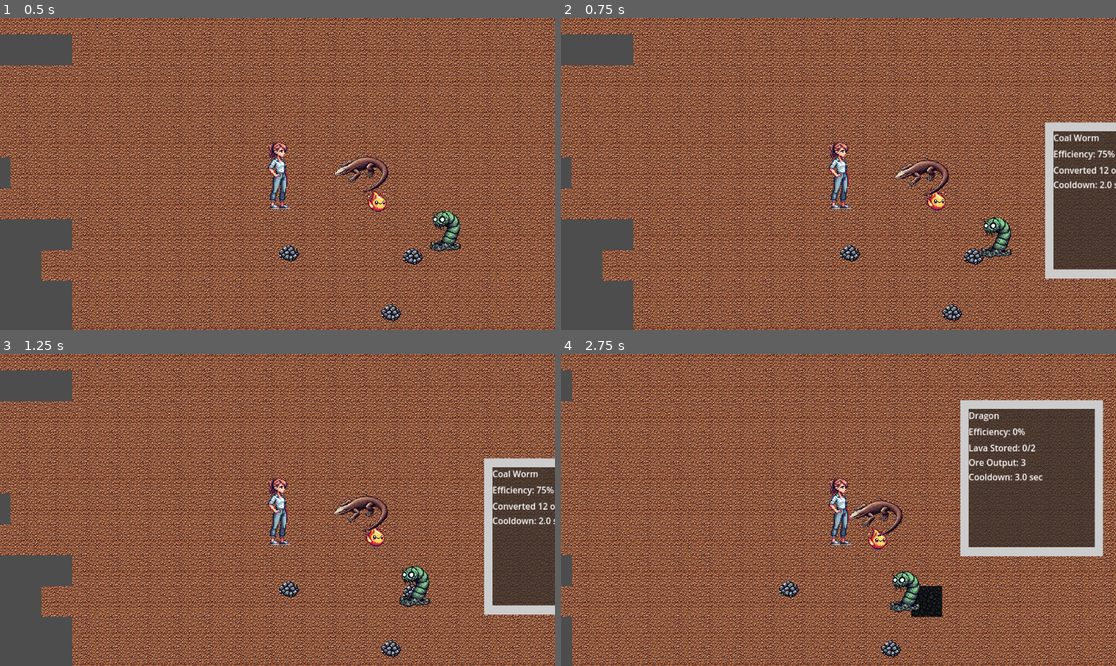
Above: before the commit, frames 1-4 (two rows, left to right).
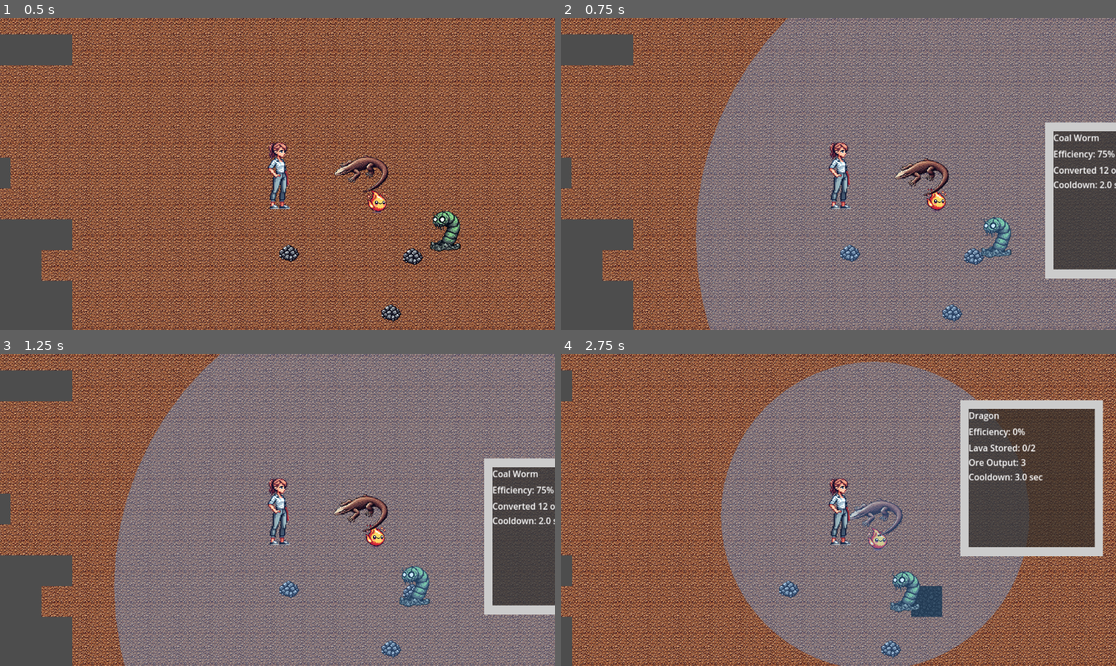
Above: after the commit, the same moments.

Repository: aaronjmcd2/ecomonster-project
Game: Godot game, scene res://scenes/Main.tscn
Same seed, same stepped clock (60 frames per second), same inputs: the game is played once before the commit and once after it.
Inputs (mouse positions are in pixels of both pictures, inside the frame that each line leads up to):
- Up to frame 1 (0.5 s): no input
- Up to frame 2 (0.75 s): drag from (1005, 230) to (894, 105) at 0.52 s
- Up to frame 3 (1.25 s): no input
- Up to frame 4 (2.75 s): drag from (938, 538) to (810, 572) at 1.27 s; move the mouse to (921, 506) at 2.02 s; hold Right (ui_right) from 2.03 s (still down); click (921, 506) at 2.17 s

Frame 1 is identical in both runs. In frame 2, 64% of the frame differs, in the area x 24-100%, y 0-100%; in frame 3, 67%, in the area x 20-100%, y 0-100%; in frame 4, 37%.

Commit message:
Added SearchRadiusDisplay system to all monsters and integrated it with MonsterInfoPopup
- Created a reusable SearchRadiusDisplay.gd to visually show monster search radius
- Linked search radius display to MonsterInfoPopup so it toggles on monster click
- Updated Coal Worm, Dragon, and Fire Elemental to support this system
- Radius now visually matches each creature's search range in tiles

Diff:
--- a/scenes/CoalWorm.tscn
+++ b/scenes/CoalWorm.tscn
@@ -1,7 +1,8 @@
-[gd_scene load_steps=4 format=3 uid="uid://diaywsr5x8gc8"]
+[gd_scene load_steps=5 format=3 uid="uid://diaywsr5x8gc8"]
 
 [ext_resource type="Script" uid="uid://cgx45kq67jmex" path="res://scripts/CoalWorm.gd" id="1_ehp7w"]
 [ext_resource type="Texture2D" uid="uid://ctu7fhsgyhp5j" path="res://sprites/Monsters/CoalWorm.png" id="2_fgvab"]
+[ext_resource type="Script" uid="uid://8ui1tawala6c" path="res://scripts/SearchRadiusDisplay.gd" id="3_fgvab"]
 
 [sub_resource type="RectangleShape2D" id="RectangleShape2D_ehp7w"]
 size = Vector2(56, 72)
@@ -17,3 +18,6 @@
 [node name="CollisionShape2D" type="CollisionShape2D" parent="."]
 position = Vector2(-16, -4)
 shape = SubResource("RectangleShape2D_ehp7w")
+
+[node name="SearchRadiusDisplay" type="Node2D" parent="."]
+script = ExtResource("3_fgvab")
--- a/scenes/Dragon.tscn
+++ b/scenes/Dragon.tscn
@@ -1,8 +1,9 @@
-[gd_scene load_steps=5 format=3 uid="uid://b7he5tq8l7t7i"]
+[gd_scene load_steps=6 format=3 uid="uid://b7he5tq8l7t7i"]
 
 [ext_resource type="Script" uid="uid://d2fbxnvdgoy1v" path="res://scripts/Dragon.gd" id="1_yknt0"]
 [ext_resource type="PackedScene" uid="uid://d34k3bh2ptavc" path="res://scenes/IronOreDrop.tscn" id="2_2awct"]
 [ext_resource type="Texture2D" uid="uid://c7s8yh63ldkjh" path="res://sprites/Monsters/Dragon.png" id="2_q2k8u"]
+[ext_resource type="Script" uid="uid://8ui1tawala6c" path="res://scripts/SearchRadiusDisplay.gd" id="4_2awct"]
 
 [sub_resource type="RectangleShape2D" id="RectangleShape2D_2awct"]
 size = Vector2(102, 35)
@@ -18,3 +19,6 @@
 [node name="CollisionShape2D" type="CollisionShape2D" parent="."]
 position = Vector2(-2, -7.5)
 shape = SubResource("RectangleShape2D_2awct")
+
+[node name="SearchRadiusDisplay" type="Node2D" parent="."]
+script = ExtResource("4_2awct")
--- a/scenes/FireElemental.tscn
+++ b/scenes/FireElemental.tscn
@@ -1,7 +1,8 @@
-[gd_scene load_steps=4 format=3 uid="uid://dmu5gj4pq8apf"]
+[gd_scene load_steps=5 format=3 uid="uid://dmu5gj4pq8apf"]
 
 [ext_resource type="Script" uid="uid://c8pam7rqh754n" path="res://scripts/FireElemental.gd" id="1_84vng"]
 [ext_resource type="Texture2D" uid="uid://c2efpqjg6600s" path="res://sprites/Monsters/FireElemental.png" id="2_1x2w1"]
+[ext_resource type="Script" uid="uid://8ui1tawala6c" path="res://scripts/SearchRadiusDisplay.gd" id="3_1x2w1"]
 
 [sub_resource type="CircleShape2D" id="CircleShape2D_4efj1"]
 radius = 18.0278
@@ -17,3 +18,6 @@
 [node name="CollisionShape2D" type="CollisionShape2D" parent="."]
 position = Vector2(0, 1)
 shape = SubResource("CircleShape2D_4efj1")
+
+[node name="SearchRadiusDisplay" type="Node2D" parent="."]
+script = ExtResource("3_1x2w1")
--- a/scripts/CoalWorm.gd
+++ b/scripts/CoalWorm.gd
@@ -1,8 +1,9 @@
 extends CharacterBody2D
 
 @onready var tile_map_layer := get_node("/root/Main/TileMap/TileMapLayer")
+@onready var search_display := $SearchRadiusDisplay
 
-@export var search_radius: int = 100
+@export var search_radius: int = 10
 @export var cooldown_time: float = 2.0
 @export var speed: float = 100.0
 
@@ -19,14 +20,19 @@
 		var info = {
 			"name": "Coal Worm",
 			"efficiency": 75,
-			"stats": "Converted 12 ores\nCooldown: %.1f seconds" % cooldown_time
+			"stats": "Converted 12 ores\nCooldown: %.1f seconds" % cooldown_time,
+			"node": self  # This is important! It allows the popup to control our radius display
 		}
 
 		MonsterInfo.show_info(info, event.position)
 
 func _ready():
 	collision_layer = 2
-	collision_mask = 1  # Doesn't collide with player
+	collision_mask = 1
+
+	# Set the visual radius size in pixels
+	if search_display:
+		search_display.set_radius(search_radius * 64)  # tile size conversion
 
 func _physics_process(delta):
 	if cooldown_timer > 0:
@@ -52,7 +58,7 @@
 
 func find_closest_ore_drop() -> Node2D:
 	var closest_drop = null
-	var closest_dist = search_radius * 64  # Max distance in pixels
+	var closest_dist = search_radius * 64
 
 	for drop in get_tree().get_nodes_in_group("ore_drops"):
 		var dist = global_position.distance_to(drop.global_position)
--- a/scripts/Dragon.gd
+++ b/scripts/Dragon.gd
@@ -1,6 +1,7 @@
 extends CharacterBody2D
 
 @onready var tile_map_layer = get_node("/root/Main/TileMap/TileMapLayer")
+@onready var search_display := $SearchRadiusDisplay  # ← Added
 
 @export var search_radius: int = 10
 @export var max_lava_storage: int = 2
@@ -16,6 +17,10 @@
 
 var wander_timer: float = 0.0
 var wander_target: Vector2 = Vector2.ZERO
+
+func _ready():
+	if search_display:
+		search_display.set_radius(search_radius * 32)  # ← Converts tile-based radius to pixels
 
 func _process(delta):
 	if is_cooling_down:
@@ -78,7 +83,8 @@
 		var info = {
 			"name": "Dragon",
 			"efficiency": int(float(lava_storage) / float(max_lava_storage) * 100.0),
-			"stats": "Lava Stored: %d/%d\nOre Output: %d\nCooldown: %.1f sec" % [lava_storage, max_lava_storage, ore_drop_count, cooldown_time]
+			"stats": "Lava Stored: %d/%d\nOre Output: %d\nCooldown: %.1f sec" % [lava_storage, max_lava_storage, ore_drop_count, cooldown_time],
+			"node": self  # ← So the popup can access the radius node
 		}
 
 		MonsterInfo.show_info(info, event.position)
--- a/scripts/FireElemental.gd
+++ b/scripts/FireElemental.gd
@@ -1,4 +1,6 @@
 extends CharacterBody2D
+
+@onready var search_display := $SearchRadiusDisplay  # ← Add this line
 
 @export var search_radius := 10
 @export var move_speed := 60.0
@@ -10,7 +12,11 @@
 
 func _ready():
 	collision_layer = 2
-	collision_mask = 1  # Collides only with player/environment
+	collision_mask = 1
+
+	# ← Set visual search radius in pixels (tiles × 32)
+	if search_display:
+		search_display.set_radius(search_radius * 32)
 
 func _process(delta):
 	if is_busy:
@@ -61,8 +67,9 @@
 
 		var info = {
 			"name": "Fire Elemental",
-			"efficiency": 100 if is_busy else 0,  # just a placeholder metric for now
-			"stats": "Currently Targeting: %s\nCooldown: %.1f seconds" % [str(target_position), conversion_cooldown]
+			"efficiency": 100 if is_busy else 0,
+			"stats": "Currently Targeting: %s\nCooldown: %.1f seconds" % [str(target_position), conversion_cooldown],
+			"node": self  # ← Add this line to allow radius control
 		}
 
 		MonsterInfo.show_info(info, event.position)
--- a/scripts/MonsterInfoPopup.gd
+++ b/scripts/MonsterInfoPopup.gd
@@ -5,23 +5,36 @@
 @onready var label_efficiency = $Panel/VBoxContainer/Label_Efficiency
 @onready var label_stats = $Panel/VBoxContainer/Label_Stats
 
+var current_monster: Node = null
 var is_showing := false
 
 func show_info(monster_data: Dictionary, screen_position: Vector2):
+	current_monster = monster_data.get("node", null)
+
 	label_name.text = monster_data.get("name", "Unknown Creature")
 	label_efficiency.text = "Efficiency: %d%%" % monster_data.get("efficiency", 0)
 	label_stats.text = monster_data.get("stats", "No data available.")
 
-	panel.global_position = screen_position + Vector2(200, -100) # slight offset so it doesn't cover the monster
+	panel.global_position = screen_position + Vector2(200, -100)
 	is_showing = true
 	visible = true
 
+	if current_monster:
+		var radius_display = current_monster.get_node_or_null("SearchRadiusDisplay")
+		if radius_display:
+			radius_display.show_radius()
+
 func hide_info():
+	if current_monster:
+		var radius_display = current_monster.get_node_or_null("SearchRadiusDisplay")
+		if radius_display:
+			radius_display.hide_radius()
+
+	current_monster = null
 	is_showing = false
 	visible = false
 
 func _unhandled_input(event):
 	if is_showing and event is InputEventMouseButton and event.pressed:
-		# If clicked anywhere that's NOT the panel, hide it
 		if not panel.get_global_rect().has_point(event.position):
 			hide_info()
--- /dev/null
+++ b/scripts/SearchRadiusDisplay.gd
@@ -0,0 +1,24 @@
+extends Node2D
+
+@export var radius: float = 64.0
+@export var color: Color = Color(0.4, 0.7, 1.0, 0.3)  # Soft blue, semi-transparent
+var visible_radius := false
+
+func _ready():
+	queue_redraw()
+
+func _draw():
+	if visible_radius:
+		draw_circle(Vector2.ZERO, radius, color)
+
+func show_radius():
+	visible_radius = true
+	queue_redraw()
+
+func hide_radius():
+	visible_radius = false
+	queue_redraw()
+
+func set_radius(new_radius: float):
+	radius = new_radius
+	queue_redraw()
Not shown, added: scripts/SearchRadiusDisplay.gd.uid
